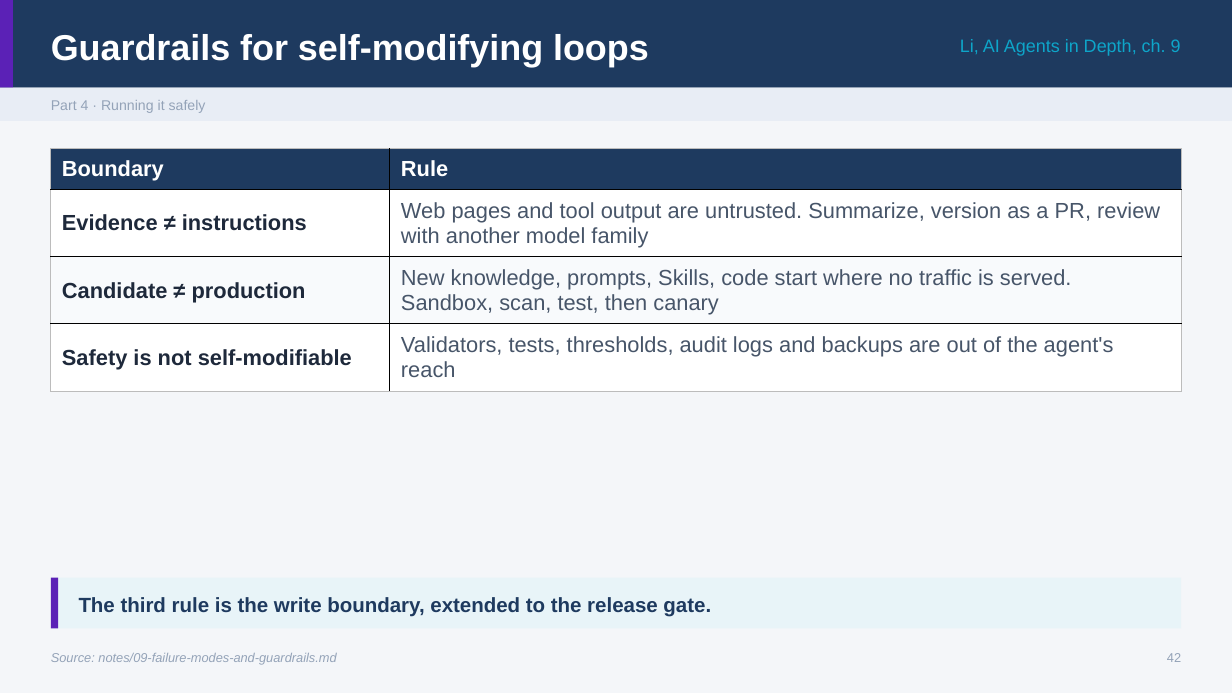
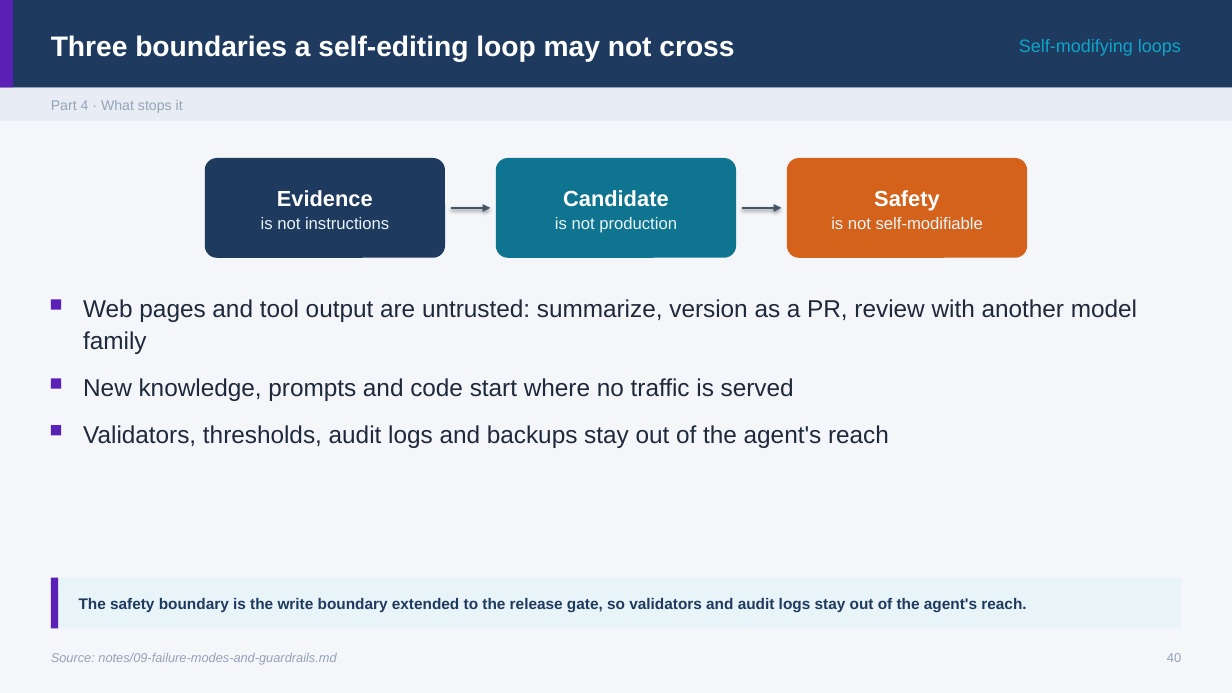
Before and after one commit to ramseywise/learn-ai-engineering, a slide deck: slide 40 of ai-engineering/04-loop-engineering/slides/loop-engineering.pptx (slide 42 before the commit). Drawn at 1232x693 pixels with LibreOffice and Linux fonts; fonts in the diff are those of the drawing. Boxes give left, top, right and bottom in pixels: in the first picture for what was removed or moved away, otherwise in the second. Text is boxed around its words. In the diff, an @@ line names an element or a change of style, - is before the commit and + after.

```diff
--- a/ai-engineering/04-loop-engineering/slides/loop-engineering.pptx
+++ b/ai-engineering/04-loop-engineering/slides/loop-engineering.pptx
@@ text at [51, 35, 734, 62]: text changed; size 28 to 22 pt @@
-Guardrails for self-modifying loops
+Three boundaries a self-editing loop may not cross
@@ text at [1019, 39, 1181, 56]: text changed @@
-Li, AI Agents in Depth, ch. 9
+Self-modifying loops
@@ text at [51, 100, 183, 113]: text changed @@
-Part 4 · Running it safely
+Part 4 · What stops it
@@ table removed at [51, 149, 1181, 391], 4 rows, 2 columns @@
-Boundary | Rule
-Evidence ≠ instructions | Web pages and tool output are untrusted. Summarize, version as a PR, review with another model family
-Candidate ≠ production | New knowledge, prompts, Skills, code start where no traffic is served. Sandbox, scan, test, then canary
-Safety is not self-modifiable | Validators, tests, thresholds, audit logs and backups are out of the agent's reach
@@ rounded rectangle added at [205, 158, 445, 258], fill #1E3A5F @@
@@ rounded rectangle added at [496, 158, 737, 258], fill #0F7490 @@
@@ rounded rectangle added at [787, 158, 1028, 258], fill #D4621A @@
@@ text added at [261, 190, 389, 229], 13 pt, text #E8F4F8 @@
+Evidence
+is not instructions
@@ arrow added from (451, 208) to (491, 208), #475569 2 pt @@
@@ text added at [555, 190, 677, 233], 13 pt, text #E8F4F8 @@
+Candidate
+is not production
@@ arrow added from (742, 208) to (782, 208), #475569 2 pt @@
@@ text added at [831, 190, 983, 229], 13 pt, text #E8F4F8 @@
+Safety
+is not self-modifiable
@@ rectangle added at [51, 299, 61, 310], fill #5B21B6 @@
@@ text added at [83, 299, 1137, 354], 19 pt, text #1E293B @@
+Web pages and tool output are untrusted: summarize, version as a PR, review with another model family
@@ rectangle added at [51, 379, 61, 389], fill #5B21B6 @@
@@ text added at [83, 378, 794, 401], 19 pt, text #1E293B @@
+New knowledge, prompts and code start where no traffic is served
@@ rectangle added at [51, 425, 61, 435], fill #5B21B6 @@
@@ text added at [83, 425, 889, 448], 19 pt, text #1E293B @@
+Validators, thresholds, audit logs and backups stay out of the agent's reach
@@ text at [79, 598, 1026, 613]: text changed; size 16 to 12 pt @@
-The third rule is the write boundary, extended to the release gate.
+The safety boundary is the write boundary extended to the release gate, so validators and audit logs stay out of the agent's reach.
@@ text at [1167, 653, 1181, 662]: text changed @@
-42
+40
```
Also in this commit, not shown: 33 other slides changed, 11 slides added, 12 slides removed, 52 other files.
